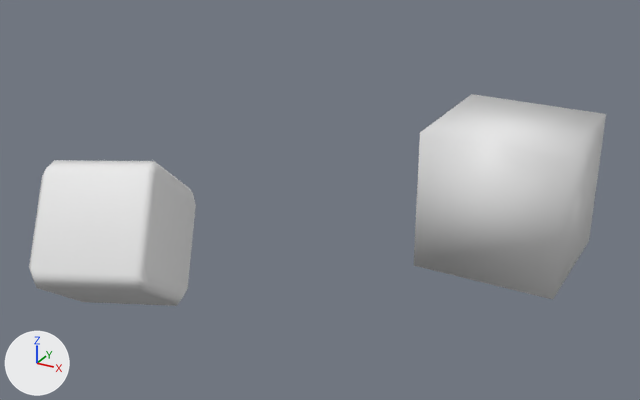
What one commit did to the FBX model Reference/Resources/Mesh/Animation/Effect/E_SP_Hit_Training.fbx.
One viewpoint serves both versions: a camera (50 mm lens) standing at (0.0121, -0.043, 0.0286) and looking at (-0.0113, -0.0004, 0.0073). Lighting does not change. The marker at lower left points along +X, +Y and +Z. Materials are left out; every surface is plain grey. Where no turn or scale is listed for an object, it has been applied to the vertices.

The older version as bpy lines, for what is in view:
```python
me_damage00 = bpy.data.meshes.new('damage00')
me_damage00.from_pydata(...)  # 32 vertices, 60 faces; spans x -0.418..0.418, y -0.395..0.395, z -0.418..0.418
me_damage00.materials.append(mat_lambert1)
me_damage_color1 = bpy.data.meshes.new('damage_color1')
me_damage_color1.from_pydata(...)  # a box spanning x -0.00375..0.00375, y -0.00375..0.00375, z -0.00375..0.00375
me_damage_color1.materials.append(mat_lambert1)
ob_damage00 = bpy.data.objects.new('damage00', me_damage00)
ob_damage00.parent = ob_e_sp_hit_training
ob_damage00.location = (-2.546, 0.27, 0.275)
ob_damage00.rotation_euler = (0.376, 2.545, -1.28)  # degrees (22, 146, -73)
ob_damage_color1 = bpy.data.objects.new('damage_color1', me_damage_color1)
ob_damage_color1.location = (0.0, 0.0, 0.01014)
```
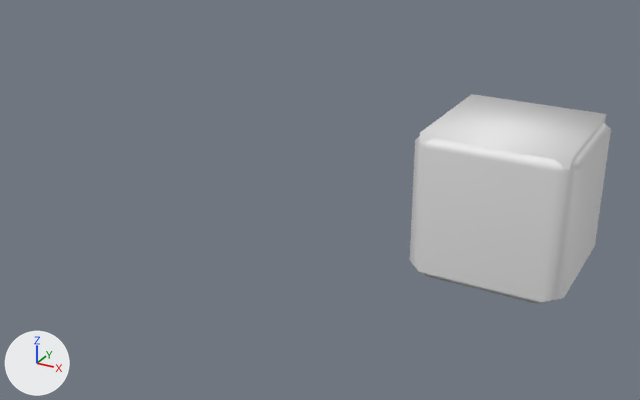
What the commit changed:
Object 'damage00' (ob_damage00) turns from (22, 146, -73) to (0, 0, 0) degrees about x, y and z.
Object 'damage00' (ob_damage00) moves from (-2.546, 0.27, 0.275) to (0.0, 0.983, 0.0).

What differs and where, as boxes [x1, y1, x2, y2] in the pictures (640 x 400 px):
'damage00', moved, turned
    before: [29, 160, 196, 306]
    after: [410, 121, 611, 304]
'damage_color1', unchanged, covered by the edit
    before: [414, 94, 606, 299]
    after: [414, 94, 606, 250]
